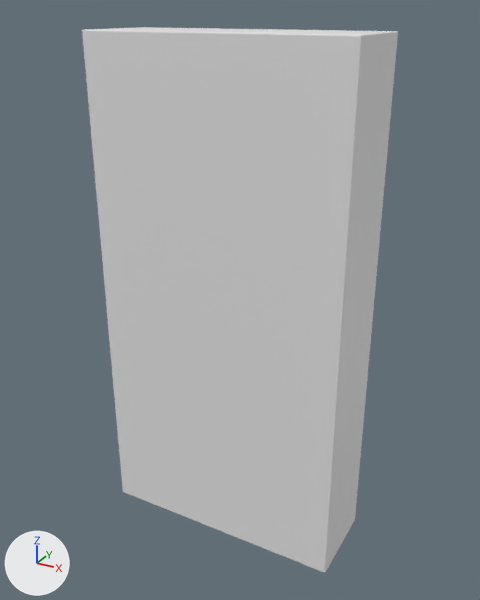
The FBX model Unity/Assets/3D/Props/armory.fbx as it was, and as the next commit left it.
Camera for both pictures: a camera (50 mm lens) standing at (6.14, -10.95, 10.83) and looking at (0.08, 0.08, 5.32). Arrows for +X, +Y and +Z are at lower left; the lights stay in place. Where no turn or scale is listed for an object, it has been applied to the vertices.

In view in the first picture: 'armoire'.
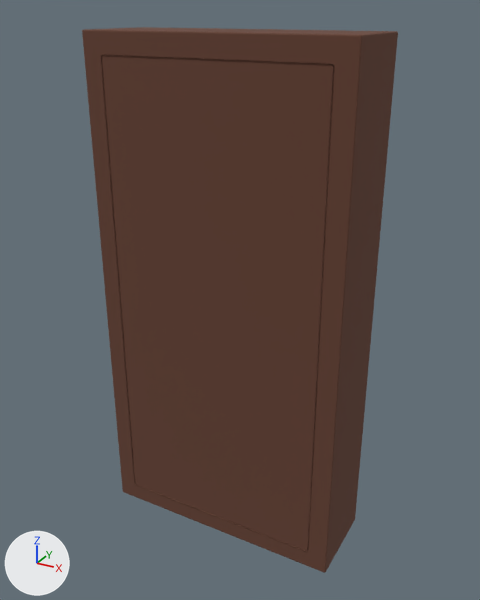
What differs and where, as boxes [x1, y1, x2, y2] in the pictures (480 x 600 px):
part 1 of me_cube_014, recoloured (white to brown)
    both: [82, 27, 398, 37]
part 2 of me_cube_014, recoloured
    both: [124, 492, 346, 573]
part 3 of me_cube_014, recoloured (grey to brown)
    both: [83, 31, 398, 572]
part 4 of me_cube_014, recoloured
    both: [82, 31, 123, 489]

What changed in the scene script:
```text
Add mat_bois_02:
    mat_bois_02 = principled_material('Bois_02')
    mat_bois_02.base_color = (0.107, 0.0568, 0.042)  # brown #5c433a
    mat_bois_02.roughness = 1.0
Add mat_bois_01:
    mat_bois_01 = principled_material('Bois_01')
    mat_bois_01.base_color = (0.133, 0.0528, 0.0324)  # brown #664132
    mat_bois_01.roughness = 1.0
Change me_cube_014:
    where me_cube_014.from_pydata(...)  # 856 vertices, 837 faces; spans x -2.66..2.66, y -0.92..0.92, z 0.0..10.47
    used by ob_armoire; location = (0.0, 0.0, 0.0)
    me_cube_014 part 1: all 103 faces centred in x -2.66..2.66, y -0.91..0.92, z 10.04..10.47 switch from no material to mat_bois_01 (brown #664132)
    me_cube_014 part 2: all 59 faces centred in x 0.0..2.66, y -0.91..0.92, z 0.0..0.44 switch from no material to mat_bois_01 (brown #664132)
    me_cube_014 part 3: all 16 faces centred in x 0.0..2.66, y -0.92..0.92, z 5.24 switch from no material to mat_bois_01 (brown #664132)
    me_cube_014 part 4: all 15 faces centred in x -2.66..-2.24, y -0.91..0.92, z 5.24 switch from no material to mat_bois_01 (brown #664132)
    add me_cube_014.materials.append(mat_bois_02)  # brown #5c433a
```
